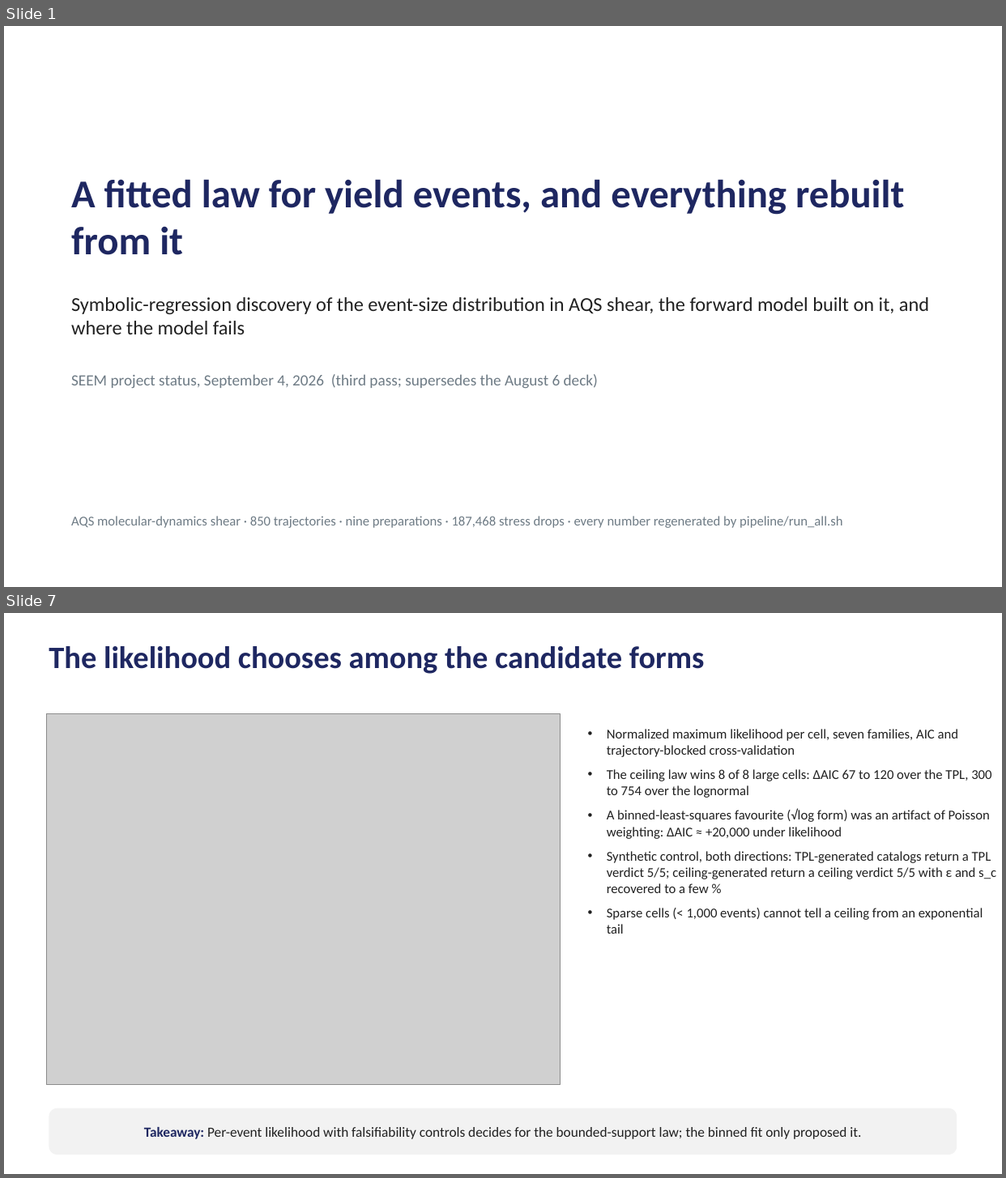
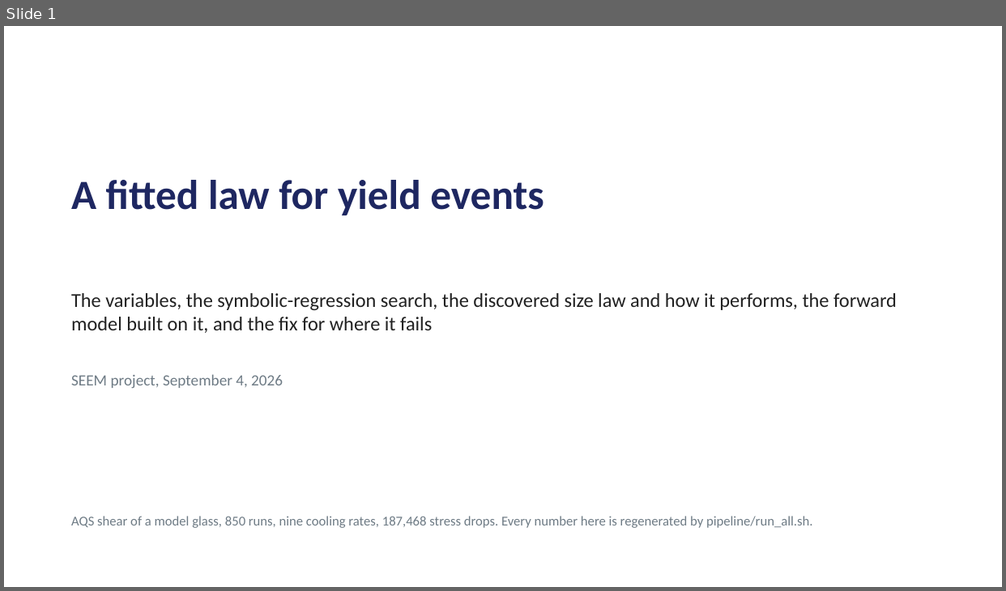
Before and after one commit to Samc73/SEEM, a slide deck: SEEM_project_deck.pptx. Shown one above the other, each under a label of ours: slides 1 and 7 before the commit, slide 1 after it; the slides between them are not shown. The pictures are 1006x1178 and 1006x591 pixels, drawn with LibreOffice and Linux fonts; fonts in the diff are those of the drawing; grey boxes stand for pictures. Boxes give left, top, right and bottom in pixels: in the first picture for what was removed or moved away, otherwise in the second. Text is boxed around its words. In the diff, an @@ line names an element or a change of style, - is before the commit and + after.

```diff
--- a/SEEM_project_deck.pptx
+++ b/SEEM_project_deck.pptx
@@ slide 7 removed at [4, 613, 1002, 1174], background #FFFFFF @@
@@ text removed at [49, 646, 705, 674] @@
-The likelihood chooses among the candidate forms
@@ picture removed at [47, 714, 560, 1084] @@
@@ text removed at [607, 729, 996, 934] @@
-• Normalized maximum likelihood per cell, seven families, AIC and trajectory-blocked cross-validation
-• The ceiling law wins 8 of 8 large cells: ΔAIC 67 to 120 over the TPL, 300 to 754 over the lognormal
-• A binned-least-squares favourite (√log form) was an artifact of Poisson weighting: ΔAIC ≈ +20,000 under likelihood
-• Synthetic control, both directions: TPL-generated catalogs return a TPL verdict 5/5; ceiling-generated return a ceiling verdict 5/5 with ε and s_c recovered to a few %
-• Sparse cells (< 1,000 events) cannot tell a ceiling from an exponential tail
@@ rounded rectangle removed at [49, 1109, 957, 1155] @@
-Takeaway: Per-event likelihood with falsifiability controls decides for the bounded-support law; the binned fit only proposed it.
@@ slide 1 changed as well @@
@@ text at [71, 180, 543, 216]: text changed; size 38 to 40 pt @@
-A fitted law for yield events, and everything rebuilt from it
+A fitted law for yield events
@@ text at [71, 293, 897, 333]: text changed @@
-Symbolic-regression discovery of the event-size distribution in AQS shear, the forward model built on it, and where the model fails
+The variables, the symbolic-regression search, the discovered size law and how it performs, the forward model built on it, and the fix for where it fails
@@ text at [71, 374, 283, 388]: text changed @@
-SEEM project status, September 4, 2026 (third pass; supersedes the August 6 deck)
+SEEM project, September 4, 2026
@@ text at [71, 516, 813, 528]: text changed @@
-AQS molecular-dynamics shear · 850 trajectories · nine preparations · 187,468 stress drops · every number regenerated by pipeline/run_all.sh
+AQS shear of a model glass, 850 runs, nine cooling rates, 187,468 stress drops. Every number here is regenerated by pipeline/run_all.sh.
```
Also in this commit, not shown: 6 other slides changed, 3 slides added, 12 other slides removed, 2 other files.
